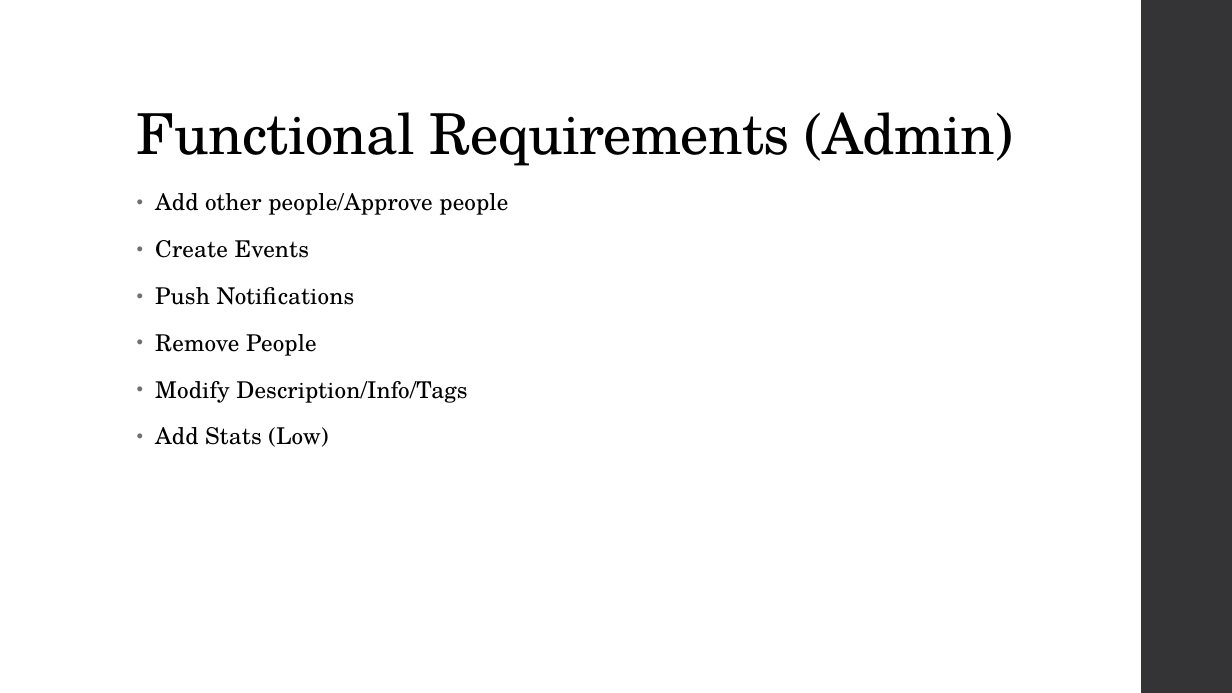
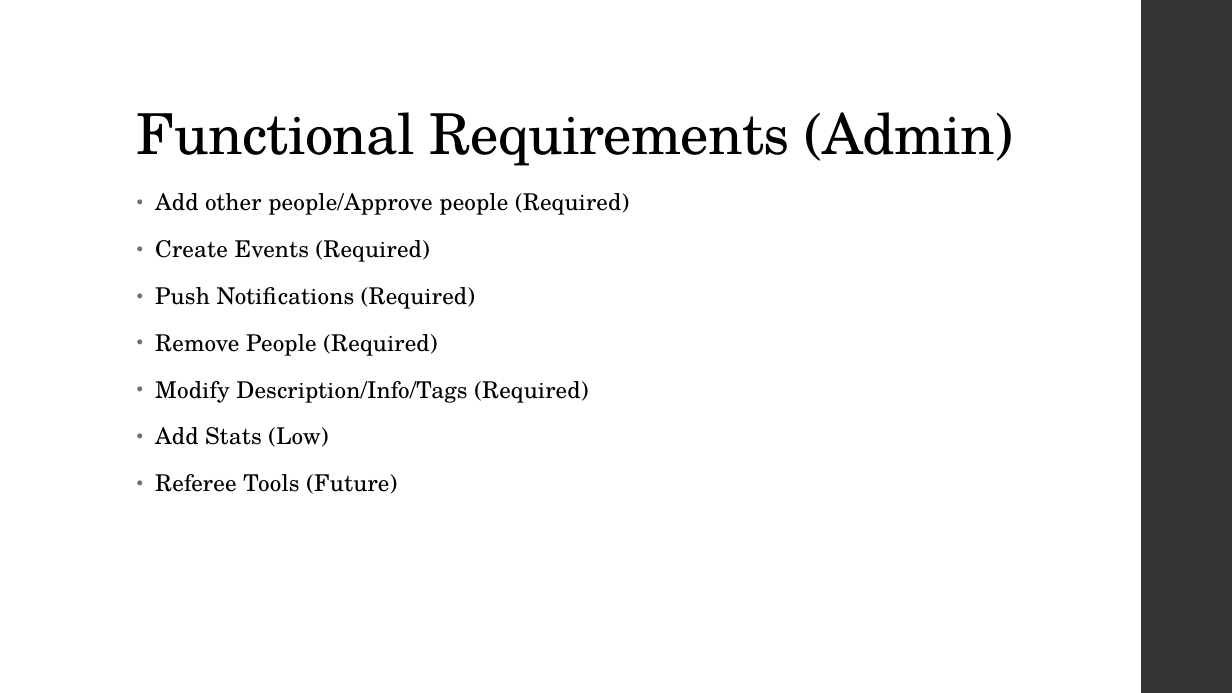
Before and after one commit to amgabriel45/CS495ClubStuff, a slide deck: slide 4 of Crimson Clubs (Requirements).pptx. Drawn at 1232x693 pixels with LibreOffice and Linux fonts; fonts in the diff are those of the drawing. Boxes give left, top, right and bottom in pixels: in the first picture for what was removed or moved away, otherwise in the second. Text is boxed around its words. In the diff, an @@ line names an element or a change of style, - is before the commit and + after.

Commit message:
Final Changes to the presentation
Added priorities to our functional and nonfunctional requirements.

```diff
--- a/Crimson Clubs (Requirements).pptx
+++ b/Crimson Clubs (Requirements).pptx
@@ text at <box>155,193,629,403</box>: text changed @@
-• Add other people/Approve people
-• Create Events
-• Push Notifications
-• Remove People
-• Modify Description/Info/Tags
+• Add other people/Approve people (Required)
+• Create Events (Required)
+• Push Notifications (Required)
+• Remove People (Required)
+• Modify Description/Info/Tags (Required)
@@ text at <box>155,474,397,494</box>: paragraph added @@
+• Referee Tools (Future)
```
Also in this commit, not shown: 3 other slides changed, 2 slides removed.
